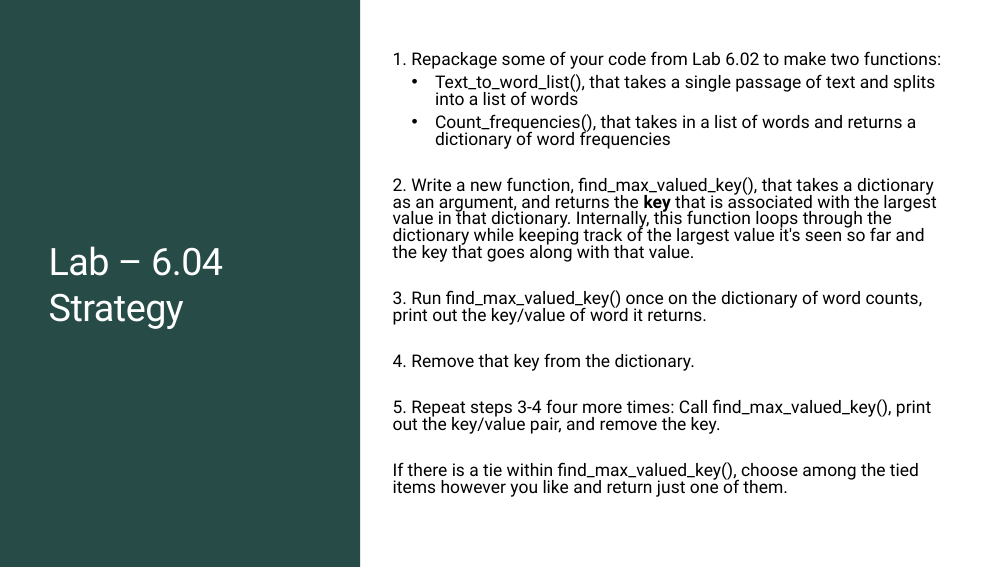
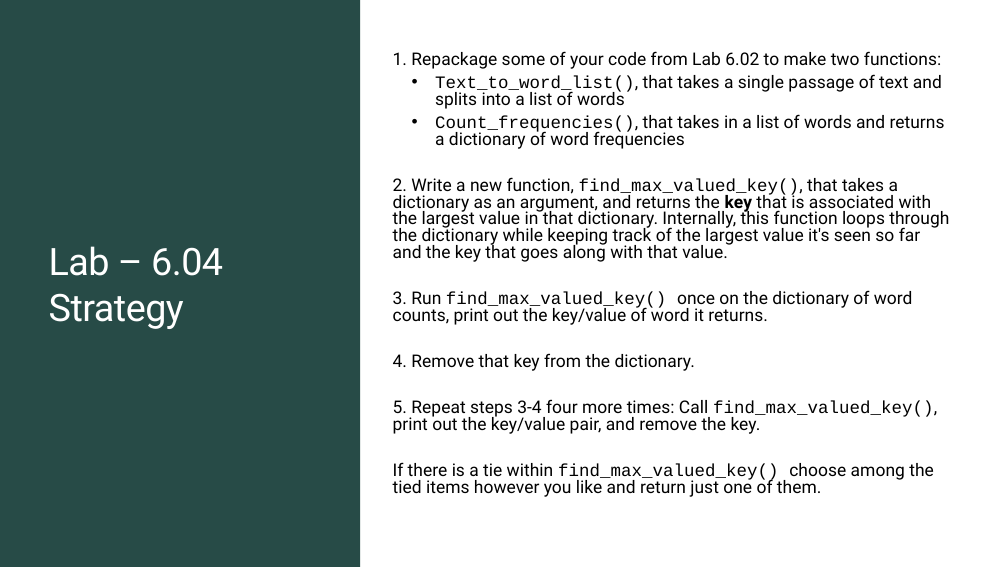
Before and after one commit to TEALSK12/2nd-semester-introduction-to-computer-science, a slide deck: slide 5 of units/6_unit/slidedecks/Intro Python 6.04 TEALS.pptx (slide 8 before the commit). Drawn at 1008x567 pixels with LibreOffice and Linux fonts; fonts in the diff are those of the drawing; background and template pictures are left out. Boxes give left, top, right and bottom in pixels: in the first picture for what was removed or moved away, otherwise in the second. Text is boxed around its words. In the diff, an @@ line names an element or a change of style, - is before the commit and + after.

```diff
--- a/units/6_unit/slidedecks/Intro Python 6.04 TEALS.pptx
+++ b/units/6_unit/slidedecks/Intro Python 6.04 TEALS.pptx
@@ text at (393, 74, 949, 434): font Roboto to Courier New in "Text_to_word_list(),", "Count_frequencies(),", "find_max_valued_key(),", "find_max_valued_key()" and 1 more places @@
@@ text at (393, 462, 934, 497): text changed @@
-If there is a tie within find_max_valued_key(), choose among the tied items however you like and return just one of them.
+If there is a tie within find_max_valued_key() choose among the tied items however you like and return just one of them.
```
Also in this commit, not shown: 3 other slides changed, 1 slide removed, 2 other files.
